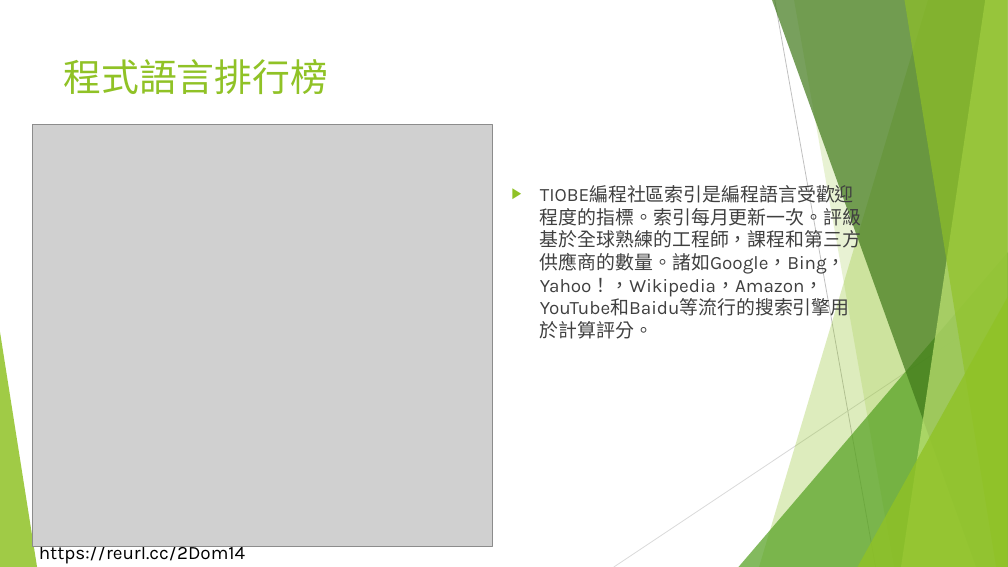
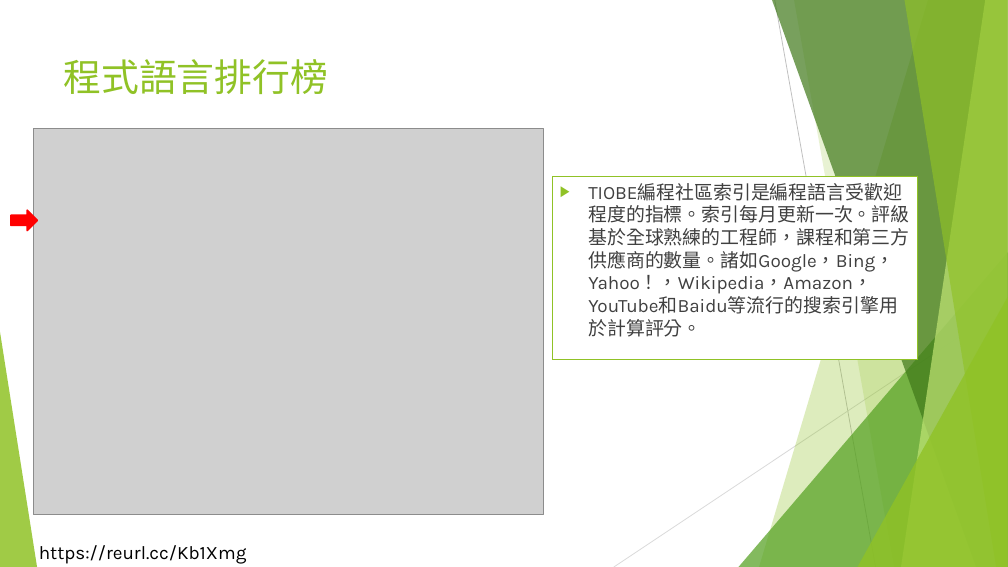
Before and after one commit to liulawsi/My_PPTs, a slide deck: slide 10 of LCC/Java/00a_想喝杯Java咖啡嗎.pptx (slide 9 before the commit). Drawn at 1008x567 pixels with LibreOffice and Linux fonts; fonts in the diff are those of the drawing; grey boxes stand for pictures; background and template pictures are left out. Boxes give left, top, right and bottom in pixels: in the first picture for what was removed or moved away, otherwise in the second. Text is boxed around its words. In the diff, an @@ line names an element or a change of style, - is before the commit and + after.

```diff
--- a/LCC/Java/00a_想喝杯Java咖啡嗎.pptx
+++ b/LCC/Java/00a_想喝杯Java咖啡嗎.pptx
@@ picture resized from (x1=32, y1=125, x2=492, y2=546) to (x1=33, y1=129, x2=544, y2=515) @@
@@ text "TIOBE編程社區索引是編程語言受歡迎程度的指標。索引每月更新一次。評級基於全球熟練的工程師，課程和第三方供應商的數量。 ..." resized from (x1=540, y1=204, x2=861, y2=339) to (x1=553, y1=176, x2=918, y2=360) @@
@@ text "TIOBE編程社區索引是編程語言受歡迎程度的指標。索引每月更新一次。評級基於全球熟練的工程師，課程和第三方供應商的數量。 ..." at (x1=553, y1=176, x2=918, y2=360): fill none to #FFFFFF; outline none to #90C226 0.75 pt @@
@@ right arrow added at (x1=11, y1=210, x2=37, y2=231), fill #FF0000, outline #FF0000 1.5 pt @@
@@ text at (x1=39, y1=545, x2=247, y2=564): text changed @@
-https://reurl.cc/2Dom14
+https://reurl.cc/Kb1Xmg
```
Also in this commit, not shown: 13 other slides changed, 39 other files.
